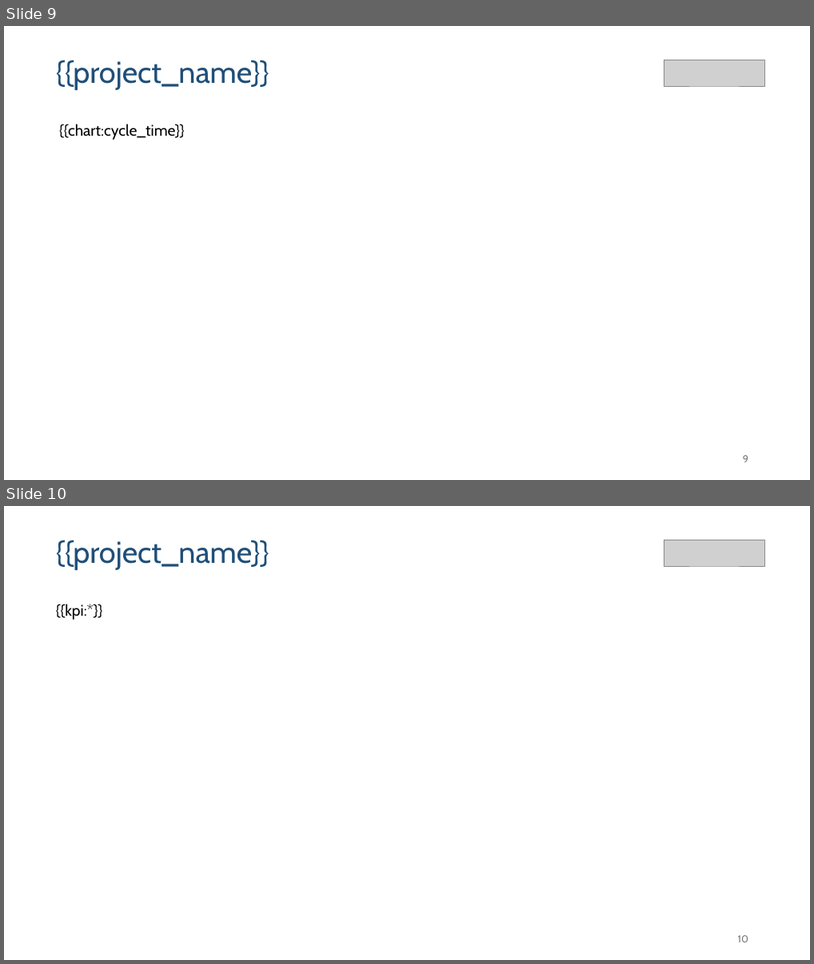
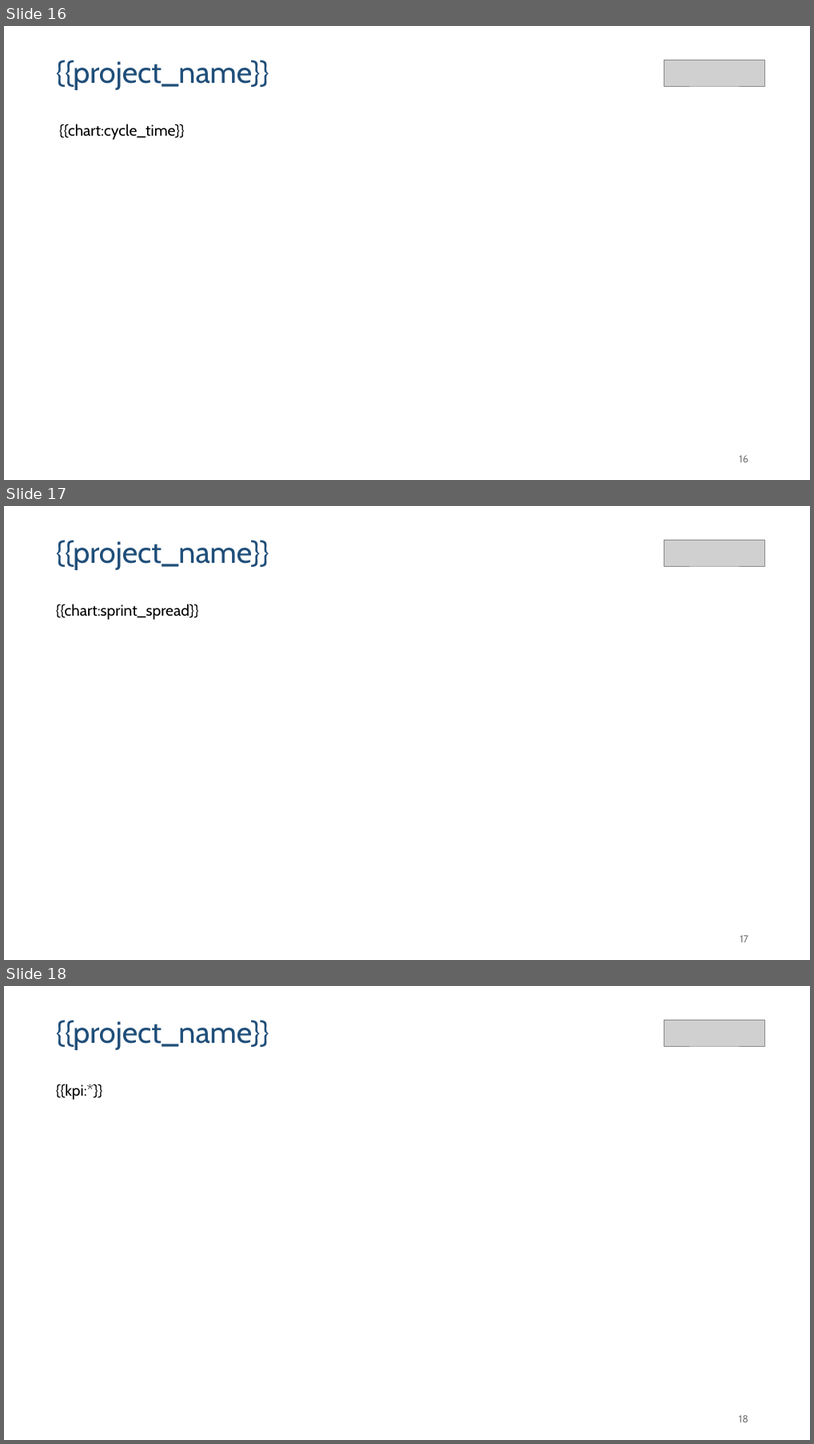
Before and after one commit to gbrieux/coach-jira, a slide deck: skills/jira-report/scaffold/template.pptx. Shown one above the other, each under a label of ours: slides 9 and 10 before the commit, slides 16, 17 and 18 after it. The pictures are 814x964 and 814x1444 pixels, drawn with LibreOffice and Linux fonts; fonts in the diff are those of the drawing; grey boxes stand for pictures. Boxes give left, top, right and bottom in pixels: in the first picture for what was removed or moved away, otherwise in the second. Text is boxed around its words. In the diff, an @@ line names an element or a change of style, - is before the commit and + after.

```diff
--- a/skills/jira-report/scaffold/template.pptx
+++ b/skills/jira-report/scaffold/template.pptx
@@ slide 17 added at [4,506,810,960], background #FFFFFF @@
@@ text added at [56,540,270,570], 36 pt, text #1F4E79 @@
+{{project_name}}
@@ picture added at [664,540,765,567] @@
@@ text added at [56,604,199,620], 18.3 pt, text #000000 @@
+{{chart:sprint_spread}}
@@ page number added at [740,935,749,942], 12 pt, text #797979 @@
+17
@@ what was slide 9 is now slide 16 @@
@@ page number at [739,455,749,462]: text changed @@
-9
+16
@@ what was slide 10 is now slide 18 @@
@@ page number at [739,1415,749,1422]: text changed @@
-10
+18
```
Also in this commit, not shown: 7 other slides added, 1 other file.
